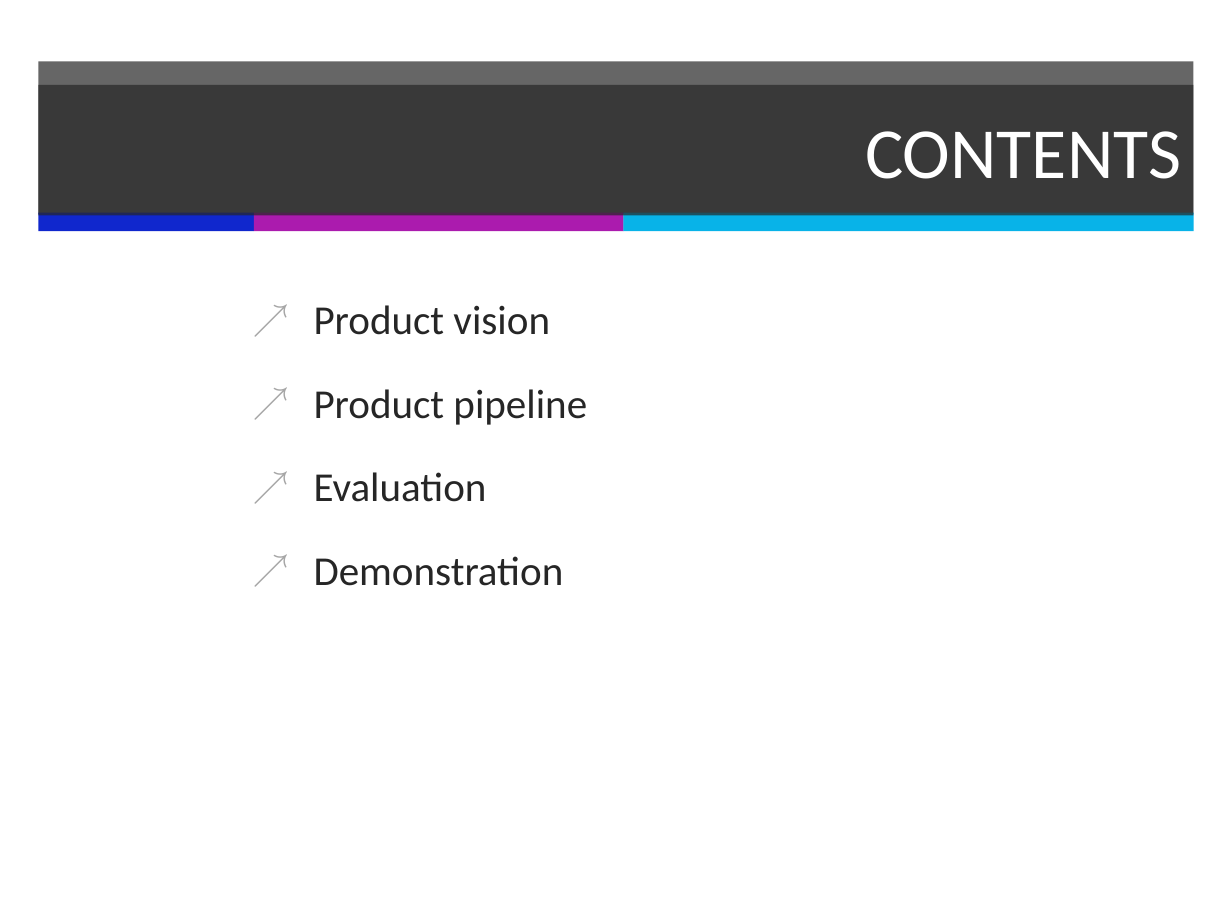
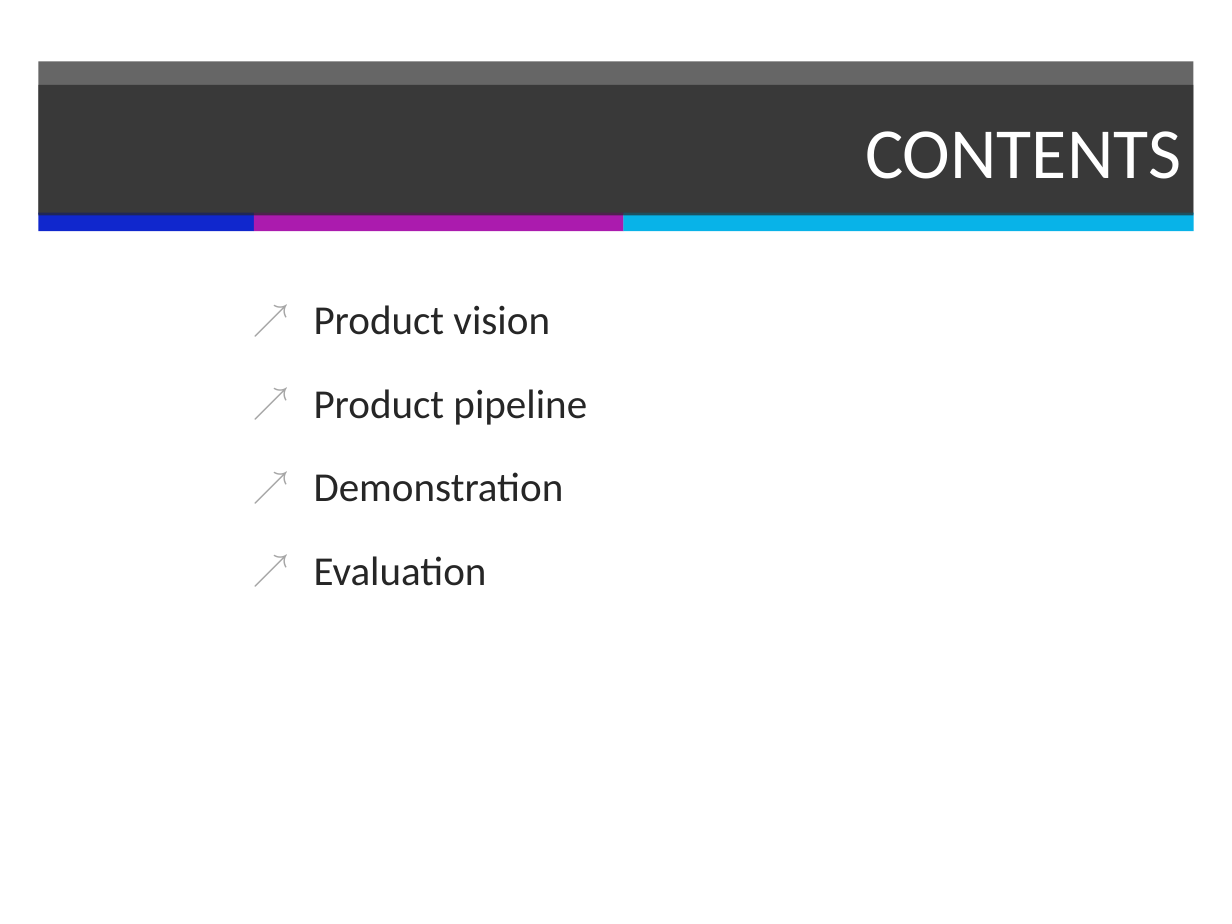
Before and after one commit to PerceptumNL/TweedejaarsProject, a slide deck: slide 2 of doc/finalpresentation.pptx. Drawn at 1232x924 pixels with LibreOffice and Linux fonts; fonts in the diff are those of the drawing. Boxes give left, top, right and bottom in pixels: in the first picture for what was removed or moved away, otherwise in the second. Text is boxed around its words. In the diff, an @@ line names an element or a change of style, - is before the commit and + after.

```diff
--- a/doc/finalpresentation.pptx
+++ b/doc/finalpresentation.pptx
@@ text at [314,472,564,502]: paragraph added @@
+↗ Demonstration
@@ text at [314,556,564,586]: paragraph removed @@
-↗ Demonstration
```
Also in this commit, not shown: 2 other slides changed, 4 other files.
